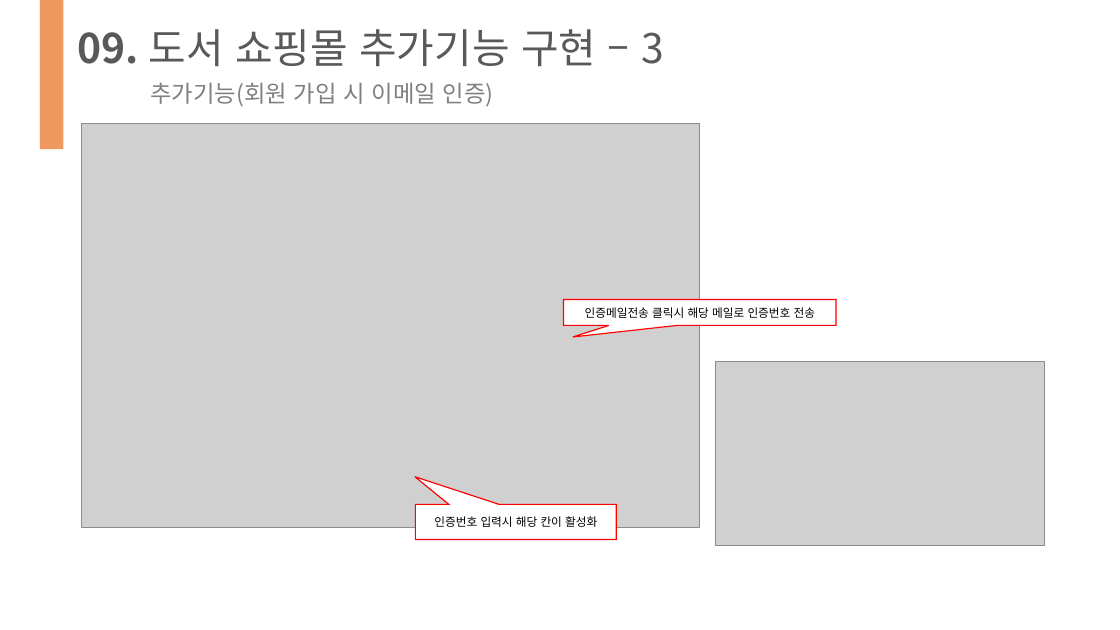
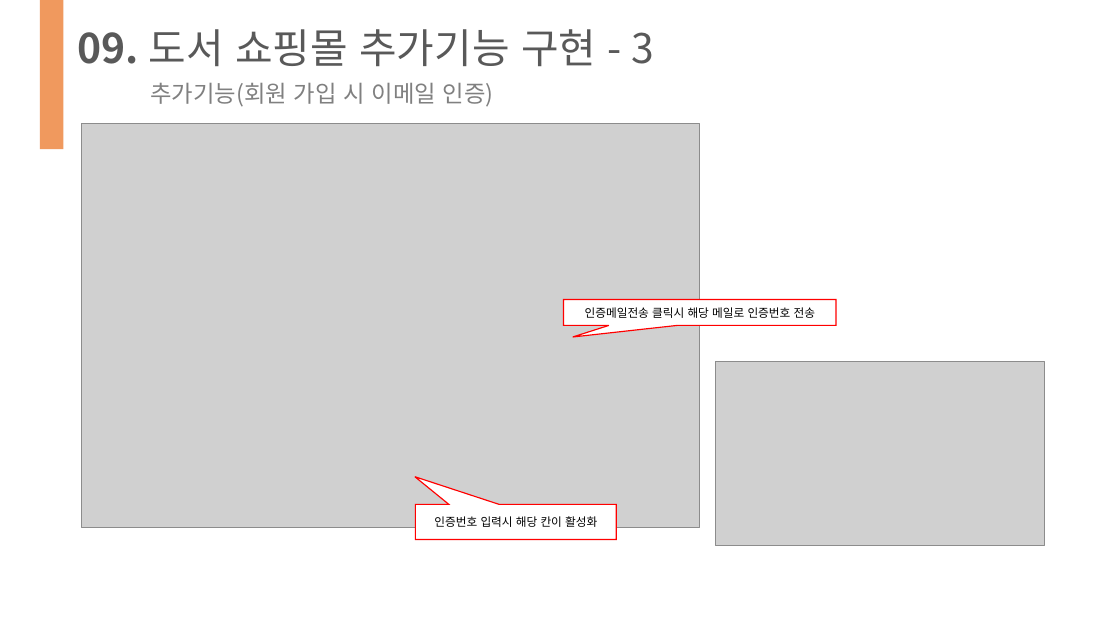
Before and after one commit to HTKzz/HALO, a slide deck: slide 27 of 도서쇼핑몰 보고서/도서쇼핑몰_보고서(2조)_최종.pptx. Drawn at 1120x630 pixels with LibreOffice and Linux fonts; fonts in the diff are those of the drawing; grey boxes stand for pictures. Boxes give left, top, right and bottom in pixels: in the first picture for what was removed or moved away, otherwise in the second. Text is boxed around its words. In the diff, an @@ line names an element or a change of style, - is before the commit and + after.

```diff
--- a/도서쇼핑몰 보고서/도서쇼핑몰_보고서(2조)_최종.pptx
+++ b/도서쇼핑몰 보고서/도서쇼핑몰_보고서(2조)_최종.pptx
@@ text at box(78, 29, 654, 66): text changed @@
-09. 도서 쇼핑몰 추가기능 구현 – 3
+09. 도서 쇼핑몰 추가기능 구현 - 3
```
Also in this commit, not shown: 3 other slides changed.
